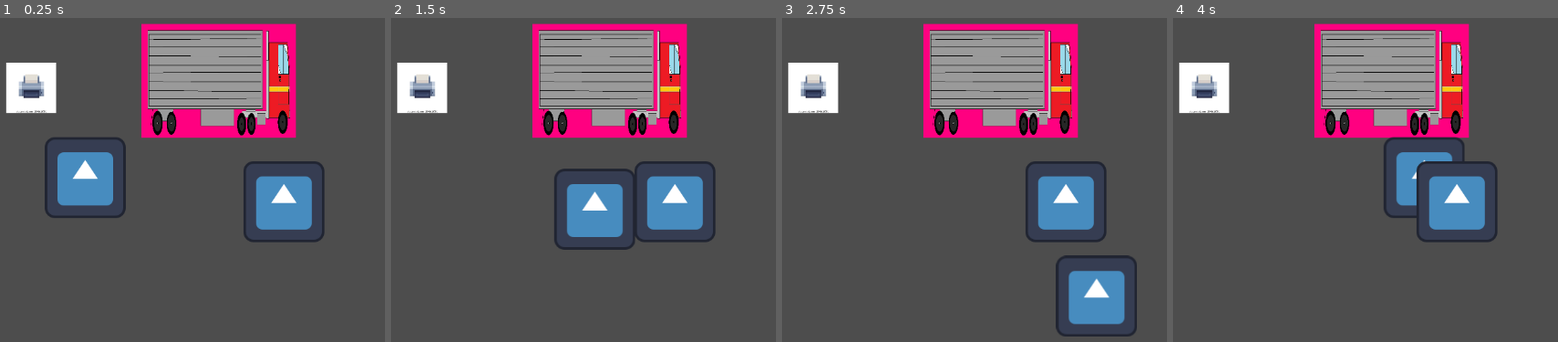
Above: before the commit, frames 1-4 (left to right).
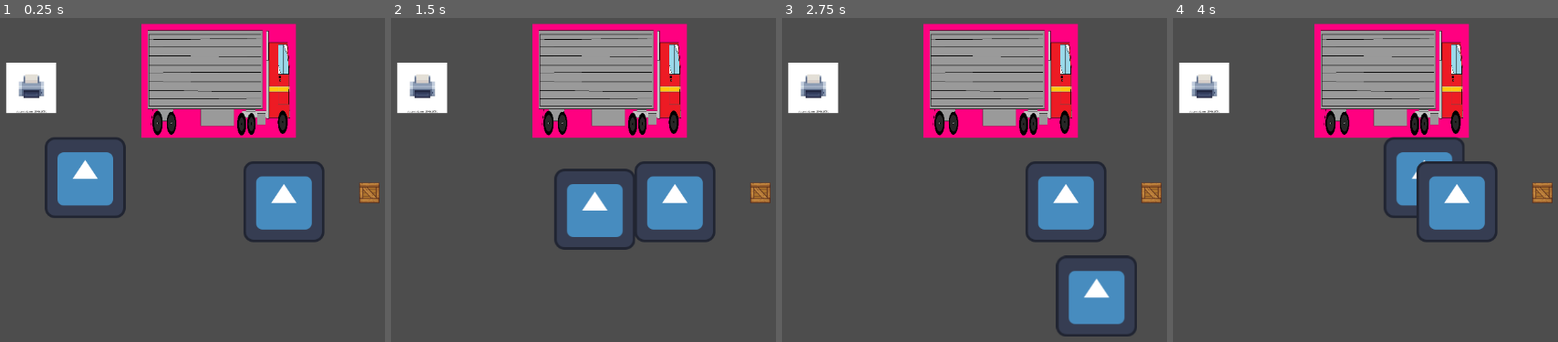
Above: after the commit, the same moments.

Repository: emptyjamjar/OSHA-Not-Included
Game: Godot game, scene res://game.tscn
The game is run twice, just before and just after one commit, with the same random seed, the same clock (stepped at 60 frames per second) and the same inputs. This scene is started directly instead of the project's main scene. The engine's default icon, where the game draws it, is replaced by a stand-in: a white triangle on a blue panel in a dark square.
Inputs:
- Up to frame 1 (0.25 s): no input
- Up to frame 2 (1.5 s): tap Enter at 0.5 s; hold D (move_right) 0.53-1.28 s; hold E (interact) 0.53-1.28 s; hold S (move_down) from 1.28 s (still down); tap E (interact) at 1.35 s
- Up to frame 3 (2.75 s): release S (move_down) at 2.03 s; hold D (move_right) from 2.03 s (still down); hold E (interact) from 2.03 s (still down)
- Up to frame 4 (4 s): release D (move_right) at 2.78 s; release E (interact) at 2.78 s; hold W (move_up) 2.78-3.53 s; tap E (interact) at 2.85 s; hold A (move_left) from 3.53 s (still down); hold E (interact) from 3.53 s (still down)

The runs differ from the first frame. In frame 1, 0.3% of the frame differs, in the area x 93-99%, y 50-58%; in frame 2, 0.3%; in frame 3, 0.3%; in frame 4, 0.3%.

Commit message:
Initial Package type complete

Diff:
--- a/game.tscn
+++ b/game.tscn
@@ -1,5 +1,11 @@
 [gd_scene format=3 uid="uid://cj5ikori0r3jt"]
 
-[ext_resource type="PackedScene" uid="uid://cp3eur47tnd7i" path="res://game/game.tscn" id="1_80nbo"]
+[ext_resource type="PackedScene" uid="uid://cp3eur47tnd7i" path="res://objects/packager/demo.tscn" id="1_80nbo"]
+[ext_resource type="PackedScene" uid="uid://ja0kk3x1u2w6" path="res://objects/package/package.tscn" id="2_e2o6t"]
 
 [node name="Game" unique_id=645817684 instance=ExtResource("1_80nbo")]
+
+[node name="Player" parent="." index="3" unique_id=2112891127 groups=["player"]]
+
+[node name="Package" parent="." index="5" unique_id=497298653 instance=ExtResource("2_e2o6t")]
+position = Vector2(772, 287)
--- a/objects/items/item.gd
+++ b/objects/items/item.gd
@@ -1,5 +1,8 @@
-class_name Item extends Node
+class_name Item extends Node2D
 
 # Set these attributes in ready
 var shipmentTime : int
 var stealable : bool
+# How much space it takes up in inventories
+var size : int
+var weight : float
--- /dev/null
+++ b/objects/package/package.gd
@@ -0,0 +1,30 @@
+class_name Package extends Node2D
+
+var inventory : Array[Item]
+var capacity : int
+# Used to differentiate between modifying contents and holding
+var isHoldable : bool
+
+@onready var iArea := $InteractionArea
+@onready var hitboxShape := $Hitbox/CollisionShape2D
+
+func _ready() -> void:
+	iArea.interact = Callable(self, "_on_interact")
+	isHoldable = true
+
+func disable():
+	# Disable Collision
+	hitboxShape.disabled = not hitboxShape.disabled
+	# Disable Interaction
+	iArea.monitoring = not iArea.monitoring
+	iArea.monitorable = not iArea.monitoring
+
+func _on_interact():
+	# if the station changes holdable then pick it up
+	if isHoldable:
+		# temporary code until inventory is set up
+		var player = get_tree().get_first_node_in_group("player")
+		if player:
+			disable()
+			global_position = player.global_position
+			reparent(player, true)
--- /dev/null
+++ b/objects/package/package.tscn
@@ -0,0 +1,28 @@
+[gd_scene format=3 uid="uid://ja0kk3x1u2w6"]
+
+[ext_resource type="Script" uid="uid://dfj1womim5psm" path="res://objects/package/package.gd" id="1_xg0p7"]
+[ext_resource type="Texture2D" uid="uid://d1menmudiwcfy" path="res://objects/package/temp_package.png" id="2_fkn04"]
+[ext_resource type="PackedScene" uid="uid://cdhb2euh28ies" path="res://core/components/interaction_area/interaction_area.tscn" id="3_6atse"]
+
+[sub_resource type="RectangleShape2D" id="RectangleShape2D_ksh33"]
+size = Vector2(32, 32)
+
+[sub_resource type="CircleShape2D" id="CircleShape2D_ofwpu"]
+radius = 38.013157
+
+[node name="Package" type="Node2D" unique_id=497298653 groups=["Boxes"]]
+script = ExtResource("1_xg0p7")
+
+[node name="Sprite2D" type="Sprite2D" parent="." unique_id=1480615960]
+scale = Vector2(0.53333336, 0.53333336)
+texture = ExtResource("2_fkn04")
+
+[node name="Hitbox" type="StaticBody2D" parent="." unique_id=665604246]
+
+[node name="CollisionShape2D" type="CollisionShape2D" parent="Hitbox" unique_id=1291273916]
+shape = SubResource("RectangleShape2D_ksh33")
+
+[node name="InteractionArea" parent="." unique_id=2104453103 instance=ExtResource("3_6atse")]
+
+[node name="CollisionShape2D" type="CollisionShape2D" parent="InteractionArea" unique_id=678014476]
+shape = SubResource("CircleShape2D_ofwpu")
Binary file added: objects/conveyor/Input_Station.png
Not shown, added: objects/conveyor/Input_Station.png.import
Binary file added: objects/items/toilet_paper/warehouse-large-toilet-paper.png
Not shown, added: objects/items/toilet_paper/warehouse-large-toilet-paper.png.import
Binary file added: objects/items/water_bottles/warehouse-black-water.png
Not shown, added: objects/items/water_bottles/warehouse-black-water.png.import
Binary file added: objects/items/water_bottles/warehouse-blue-water.png
Not shown, added: objects/items/water_bottles/warehouse-blue-water.png.import
Binary file added: objects/items/water_bottles/warehouse-large-black.png
Not shown, added: objects/items/water_bottles/warehouse-large-black.png.import
Binary file added: objects/items/water_bottles/warehouse-large-blue.png
Not shown, added: objects/items/water_bottles/warehouse-large-blue.png.import
(and 9 more such lines)
